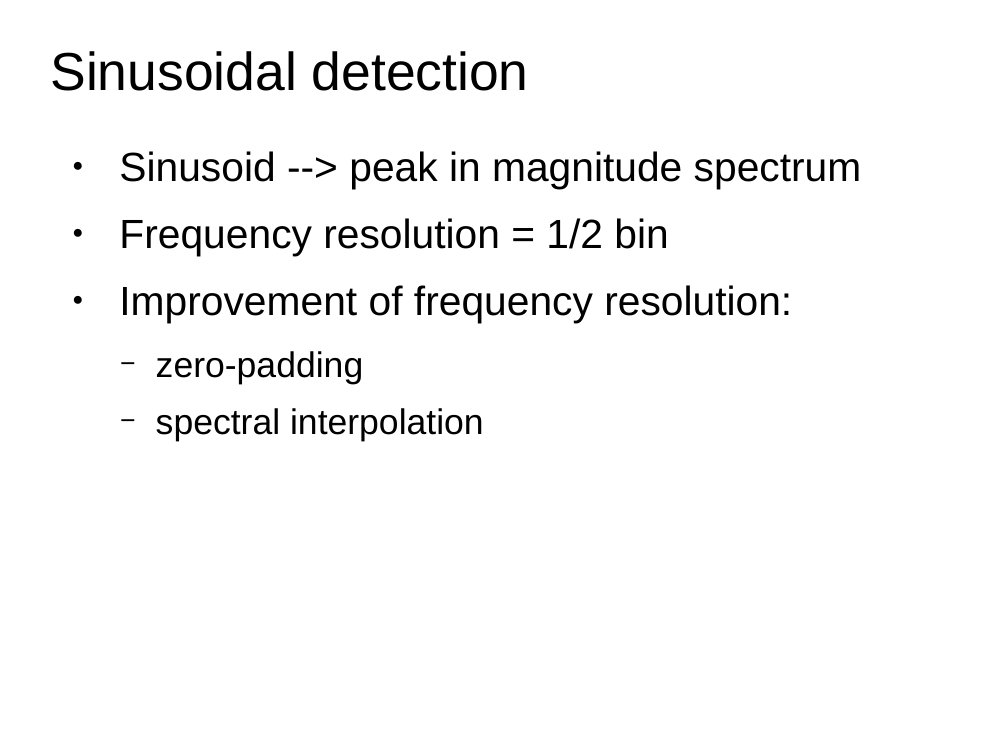
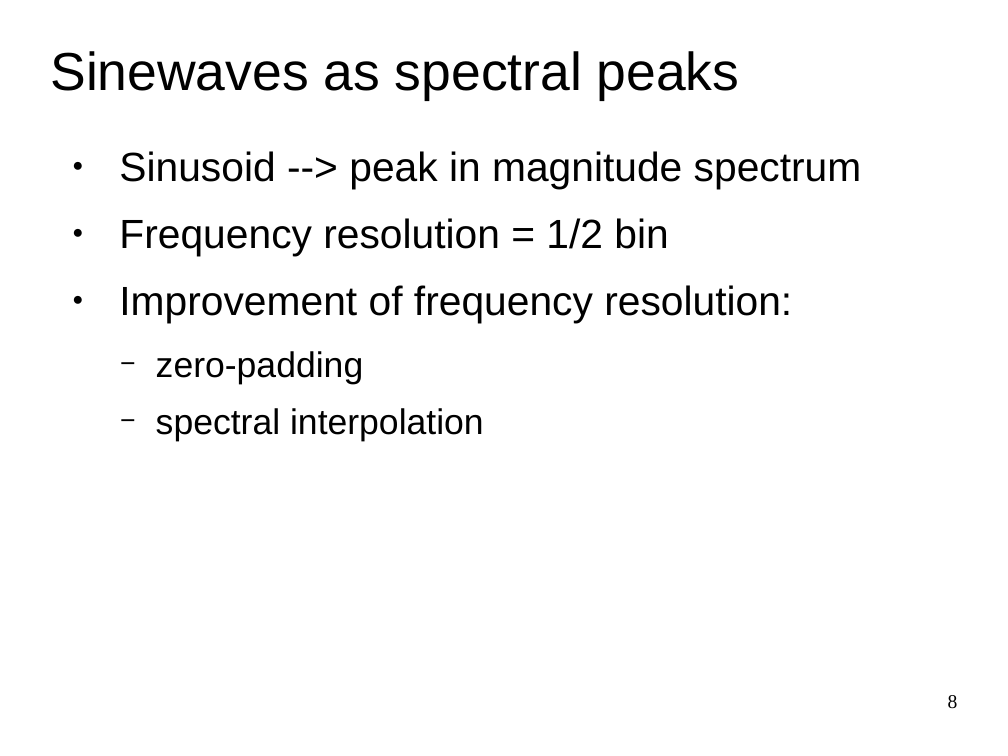
Before and after one commit to MTG/sms-tools, a slide deck: slide 8 of lectures/5-Sinusoidal-model/Sinusoidal-Model-1.odp. Drawn at 1008x756 pixels with LibreOffice and Linux fonts; fonts in the diff are those of the drawing. Boxes give left, top, right and bottom in pixels: in the first picture for what was removed or moved away, otherwise in the second. Text is boxed around its words. In the diff, an @@ line names an element or a change of style, - is before the commit and + after.

```diff
--- a/lectures/5-Sinusoidal-model/Sinusoidal-Model-1.odp
+++ b/lectures/5-Sinusoidal-model/Sinusoidal-Model-1.odp
@@ title at bbox=[50, 51, 740, 100]: text changed @@
-Sinusoidal detection
+Sinewaves as spectral peaks
@@ page number added at bbox=[948, 695, 958, 709], 14 pt, text #000000 @@
+8
```
Also in this commit, not shown: 10 other slides changed, 10 slides added, 7 slides removed, 27 other files.
